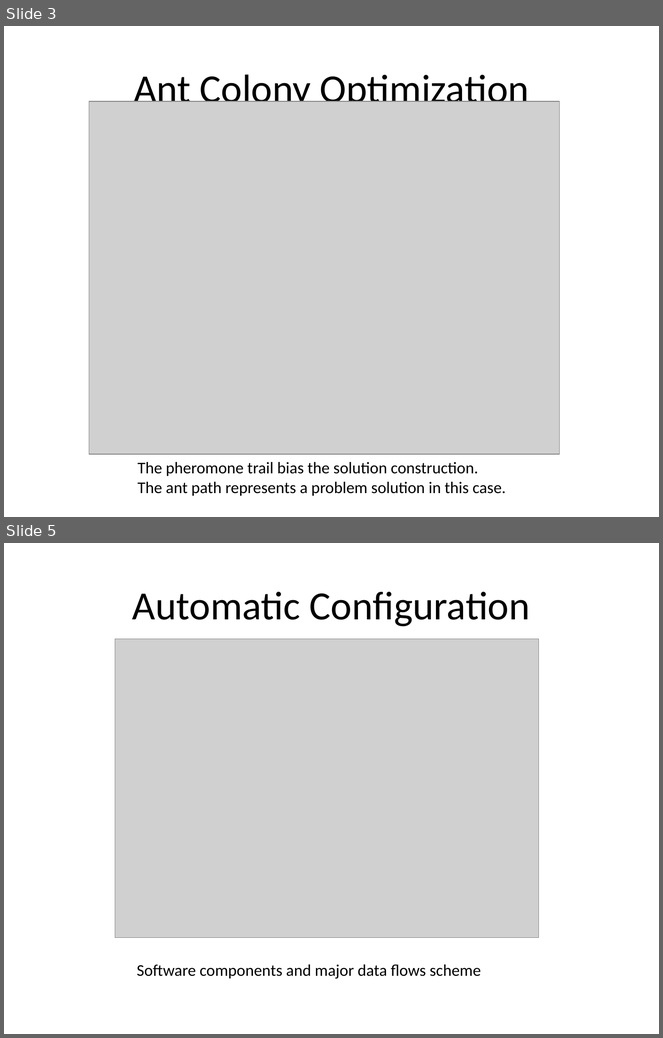
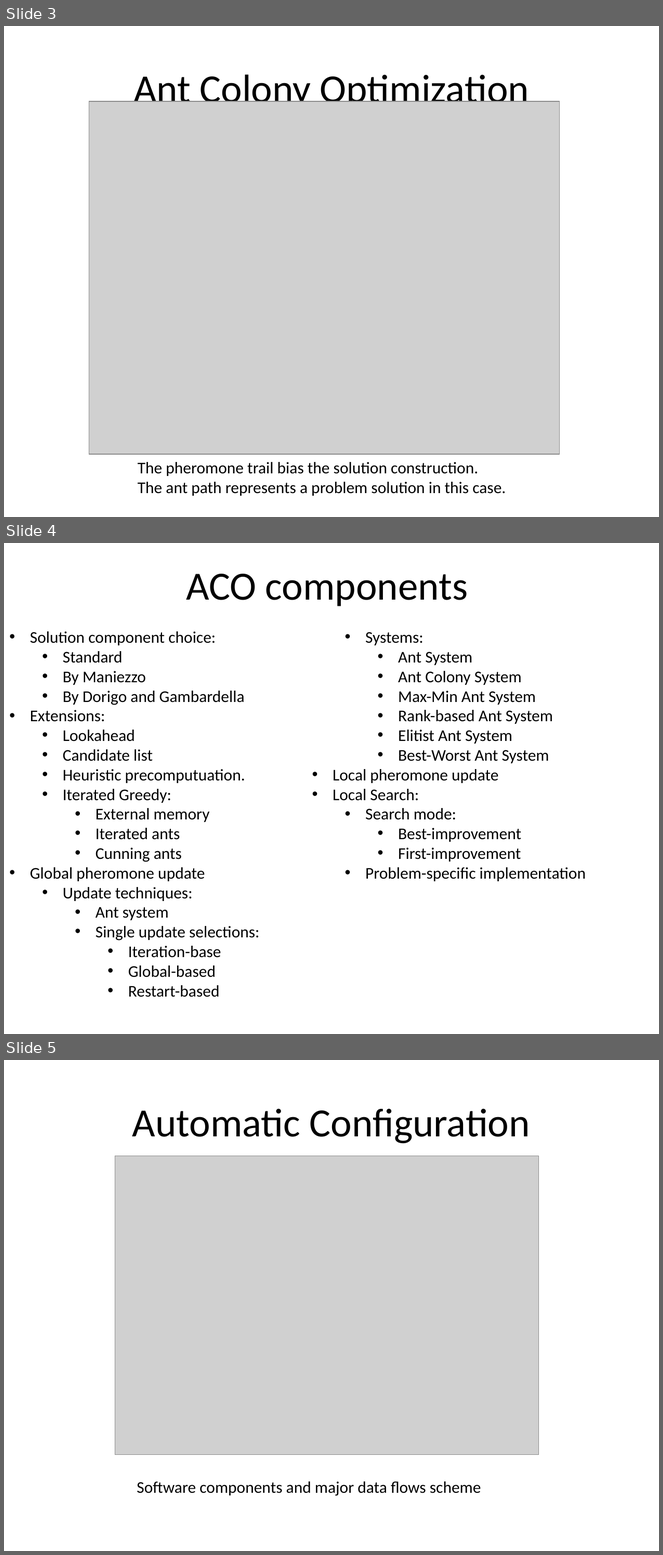
Before and after one commit to ElderMayday/preparatory-work, a slide deck: slides/slides.pptx. Shown one above the other, each under a label of ours: slides 3 and 5 before the commit, slides 3, 4 and 5 after it; the slides between them are not shown. The pictures are 663x1038 and 663x1555 pixels, drawn with LibreOffice and Linux fonts; fonts in the diff are those of the drawing; grey boxes stand for pictures. Boxes give left, top, right and bottom in pixels: in the first picture for what was removed or moved away, otherwise in the second. Text is boxed around its words. In the diff, an @@ line names an element or a change of style, - is before the commit and + after.

```diff
--- a/slides/slides.pptx
+++ b/slides/slides.pptx
@@ slide 4 added at bbox=[4, 543, 659, 1034], background #FFFFFF @@
@@ title added at bbox=[186, 574, 468, 606], 44 pt, text #000000 @@
+ACO components
@@ text added at bbox=[30, 631, 260, 997], 18 pt, text #000000 @@
+• Solution component choice:
+  • Standard
+  • By Maniezzo
+  • By Dorigo and Gambardella
+• Extensions:
+  • Lookahead
+  • Candidate list
+  • Heuristic precomputuation.
+  • Iterated Greedy:
+    • External memory
+    • Iterated ants
+    • Cunning ants
+• Global pheromone update
+  • Update techniques:
+    • Ant system
+    • Single update selections:
+      • Iteration-base
+      • Global-based
+      • Restart-based
@@ text added at bbox=[333, 632, 586, 882], 18 pt, text #000000 @@
+  • Systems:
+    • Ant System
+    • Ant Colony System
+    • Max-Min Ant System
+    • Rank-based Ant System
+    • Elitist Ant System
+    • Best-Worst Ant System
+• Local pheromone update
+• Local Search:
+  • Search mode:
+    • Best-improvement
+    • First-improvement
+  • Problem-specific implementation
```
Also in this commit, not shown: 2 slides changed, 1 other slide added, 2 slides removed.
